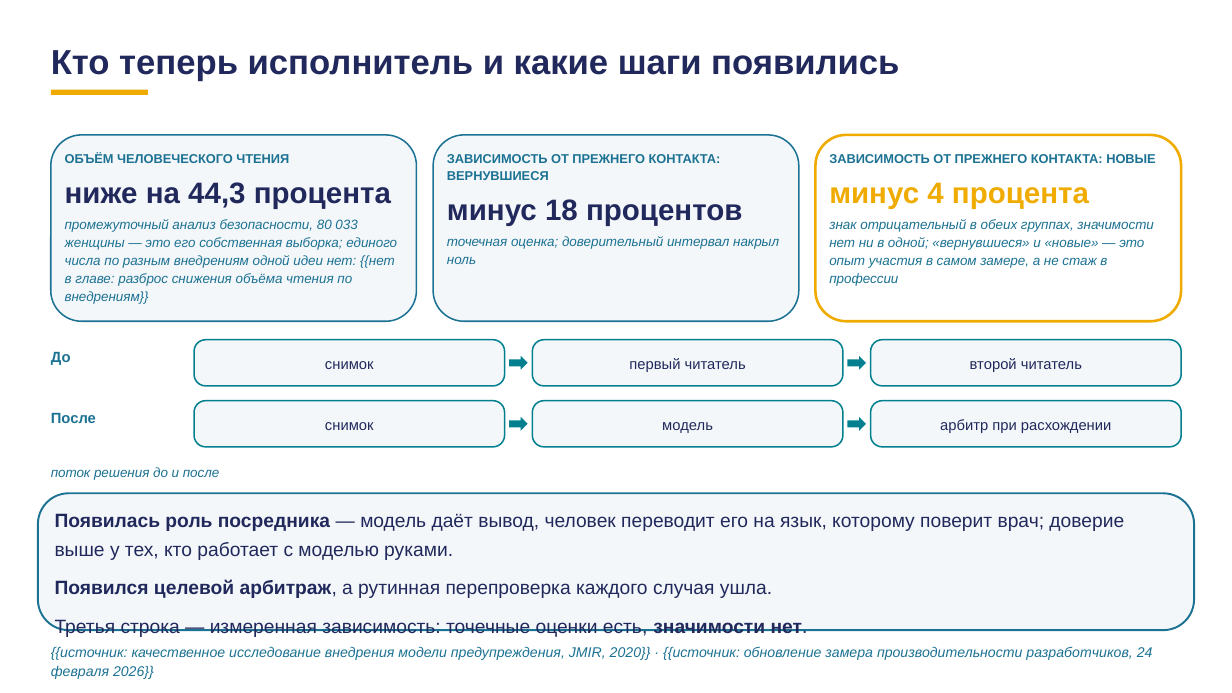
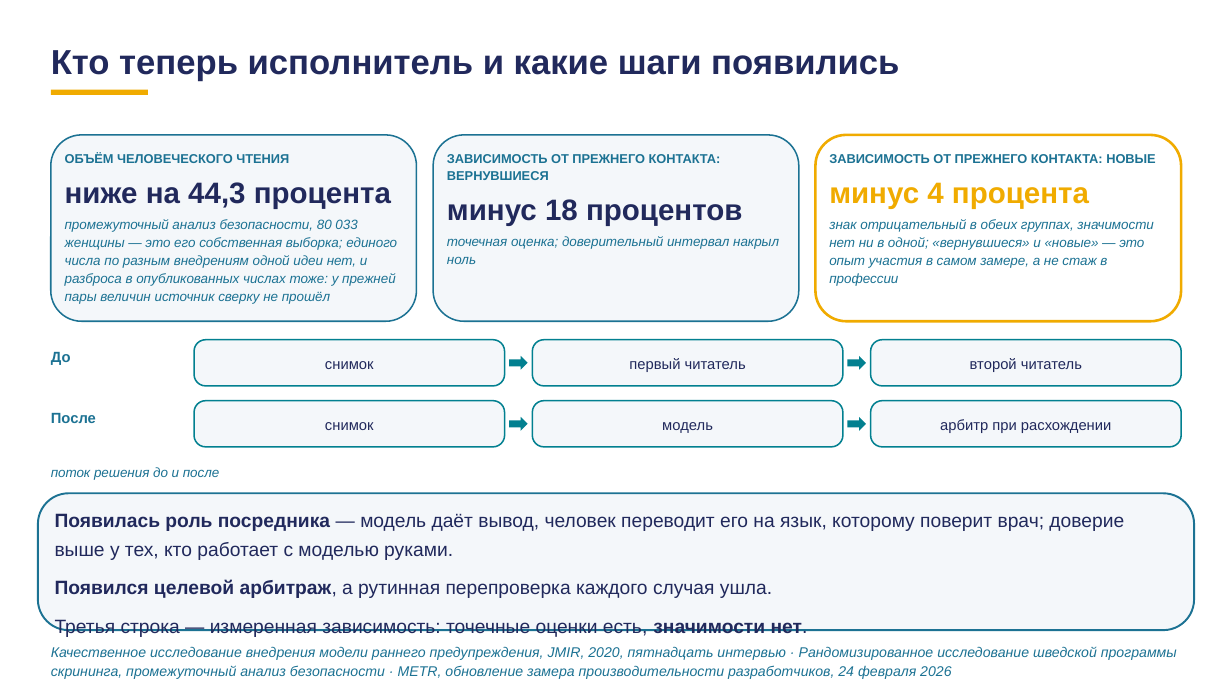
Before and after one commit to tellina-study/AI-usage-lessons, a slide deck: slide 97 of library/lectures/lec-07/rework/deck/lec-07-karkas.pptx. Drawn at 1232x693 pixels with LibreOffice and Linux fonts; fonts in the diff are those of the drawing. Boxes give left, top, right and bottom in pixels: in the first picture for what was removed or moved away, otherwise in the second. Text is boxed around its words. In the diff, an @@ line names an element or a change of style, - is before the commit and + after.

```diff
--- a/library/lectures/lec-07/rework/deck/lec-07-karkas.pptx
+++ b/library/lectures/lec-07/rework/deck/lec-07-karkas.pptx
@@ text at (65,219,397,304): text changed @@
-промежуточный анализ безопасности, 80 033 женщины — это его собственная выборка; единого числа по разным внедрениям одной идеи нет: {{нет в главе: разброс снижения объёма чтения по внедрениям}}
+промежуточный анализ безопасности, 80 033 женщины — это его собственная выборка; единого числа по разным внедрениям одной идеи нет, и разброса в опубликованных числах тоже: у прежней пары величин источник сверку не прошёл
@@ text at (51,646,1177,679): text changed @@
-{{источник: качественное исследование внедрения модели предупреждения, JMIR, 2020}} · {{источник: обновление замера производительности разработчиков, 24 февраля 2026}}
+Качественное исследование внедрения модели раннего предупреждения, JMIR, 2020, пятнадцать интервью · Рандомизированное исследование шведской программы скрининга, промежуточный анализ безопасности · METR, обновление замера производительности разработчиков, 24 февраля 2026
```
Also in this commit, not shown: 62 other slides changed, 5 other files.
